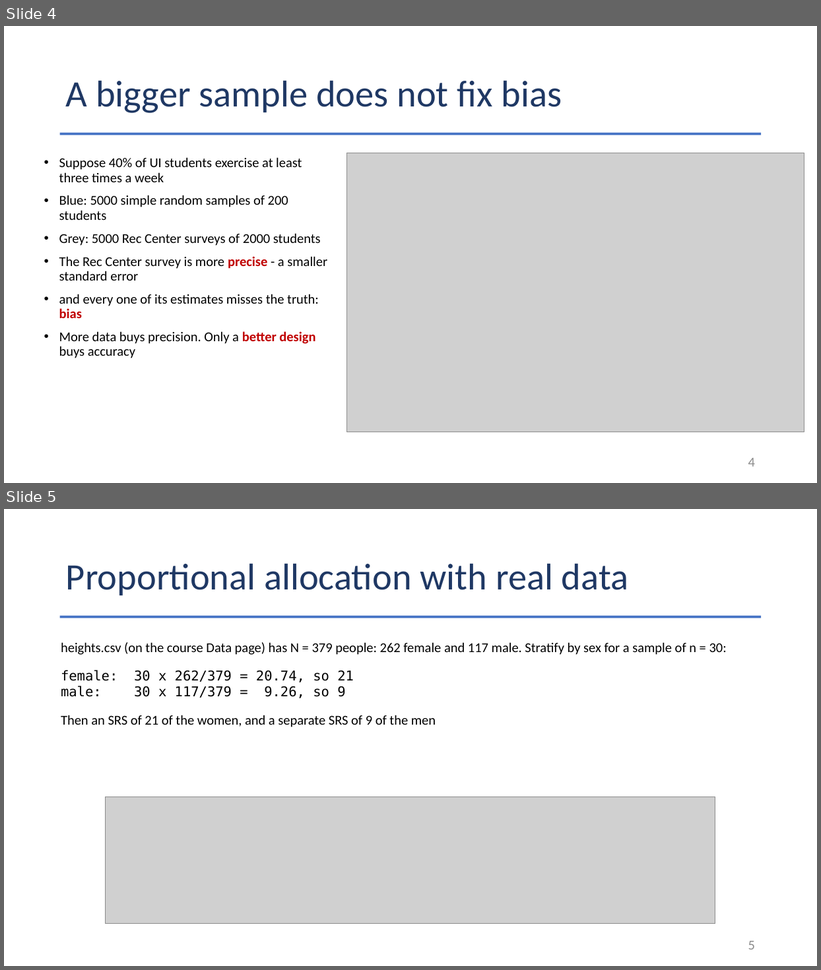
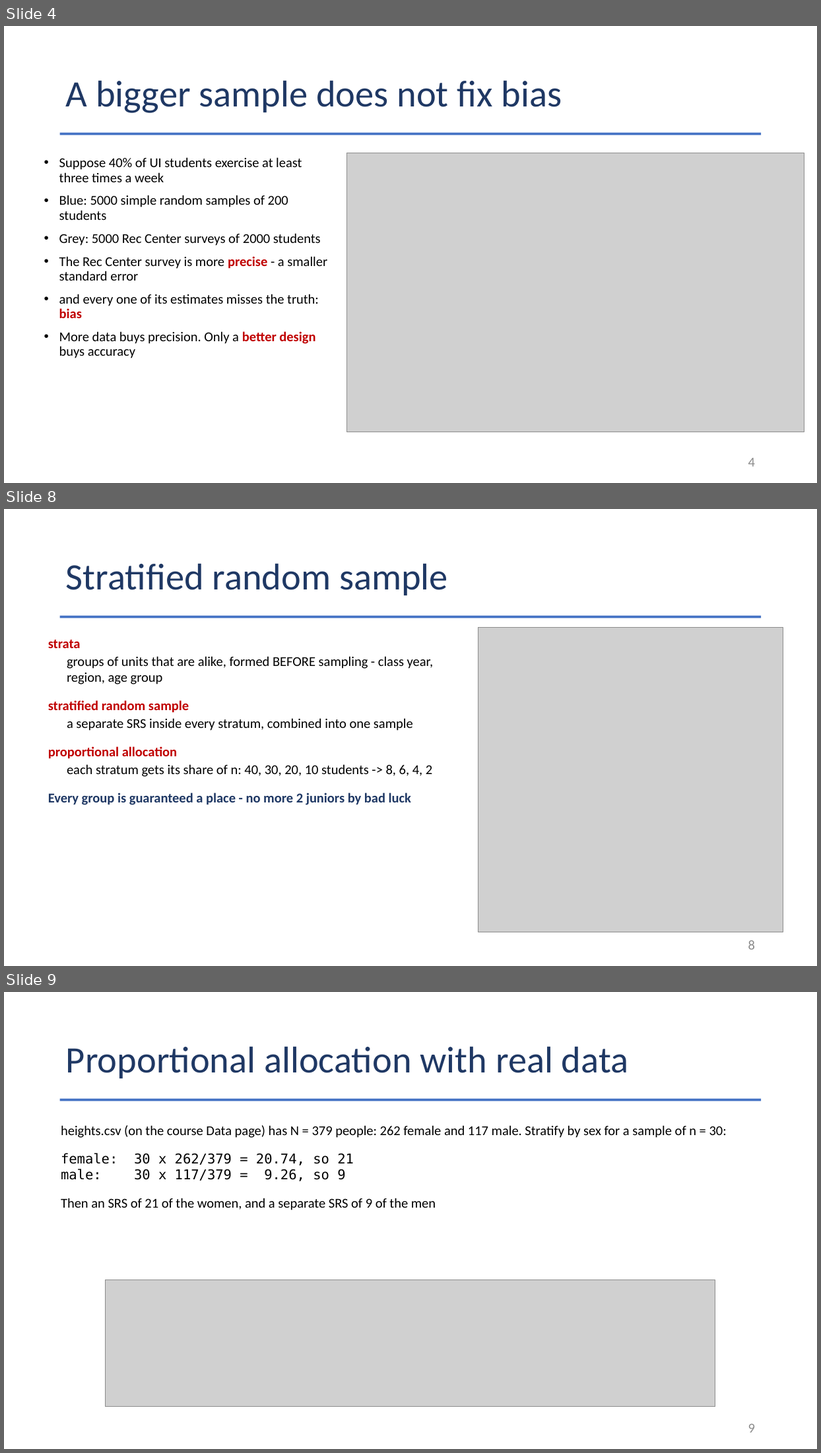
Before and after one commit to Jarred6068/Kvamme_UI_STAT251, a slide deck: docs/lecture_slides/Week 5/Week5_Lecture9_Slides_9_21_2026.pptx. Shown one above the other, each under a label of ours: slides 4 and 5 before the commit, slides 4, 8 and 9 after it; the slides between them are not shown. The pictures are 821x970 and 821x1453 pixels, drawn with LibreOffice and Linux fonts; fonts in the diff are those of the drawing; grey boxes stand for pictures. Boxes give left, top, right and bottom in pixels: in the first picture for what was removed or moved away, otherwise in the second. Text is boxed around its words. In the diff, an @@ line names an element or a change of style, - is before the commit and + after.

```diff
--- a/docs/lecture_slides/Week 5/Week5_Lecture9_Slides_9_21_2026.pptx
+++ b/docs/lecture_slides/Week 5/Week5_Lecture9_Slides_9_21_2026.pptx
@@ slide 8 added at <box>4,509,817,966</box>, background #FFFFFF @@
@@ title added at <box>66,563,448,595</box>, 44 pt, text #1F3864 @@
+Stratified random sample
@@ rectangle added at <box>60,616,762,618</box>, fill #4472C4 @@
@@ picture added at <box>479,627,783,932</box> @@
@@ text added at <box>48,640,81,648</box>, 16 pt, text #C00000, bold @@
+strata
@@ text added at <box>67,656,433,685</box>, 16 pt, text #000000 @@
+groups of units that are alike, formed BEFORE sampling - class year, region, age group
@@ text added at <box>48,700,189,713</box>, 16 pt, text #C00000, bold @@
+stratified random sample
@@ text added at <box>67,718,413,731</box>, 16 pt, text #000000 @@
+a separate SRS inside every stratum, combined into one sample
@@ text added at <box>48,747,177,759</box>, 16 pt, text #C00000, bold @@
+proportional allocation
@@ text added at <box>67,764,432,777</box>, 16 pt, text #000000 @@
+each stratum gets its share of n: 40, 30, 20, 10 students -> 8, 6, 4, 2
@@ text added at <box>48,793,411,805</box>, 16 pt, text #1F3864, bold @@
+Every group is guaranteed a place - no more 2 juniors by bad luck
@@ page number added at <box>748,941,755,950</box>, 16 pt, text #8C8C8C @@
+8
@@ what was slide 5 is now slide 9 @@
@@ page number at <box>748,1424,755,1433</box>: text changed @@
-5
+9
```
Also in this commit, not shown: 3 slides changed, 3 other slides added, 58 other files.
